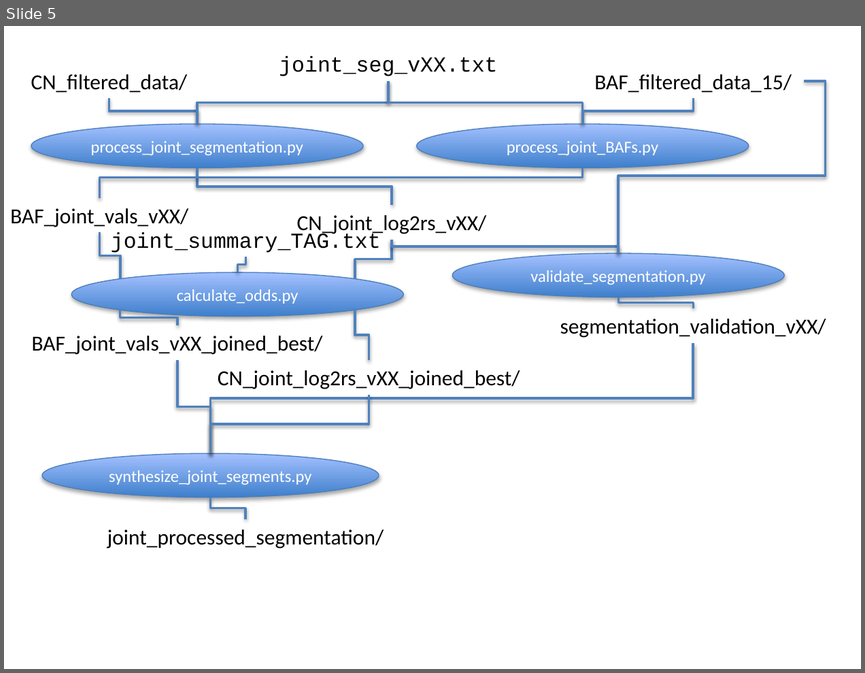
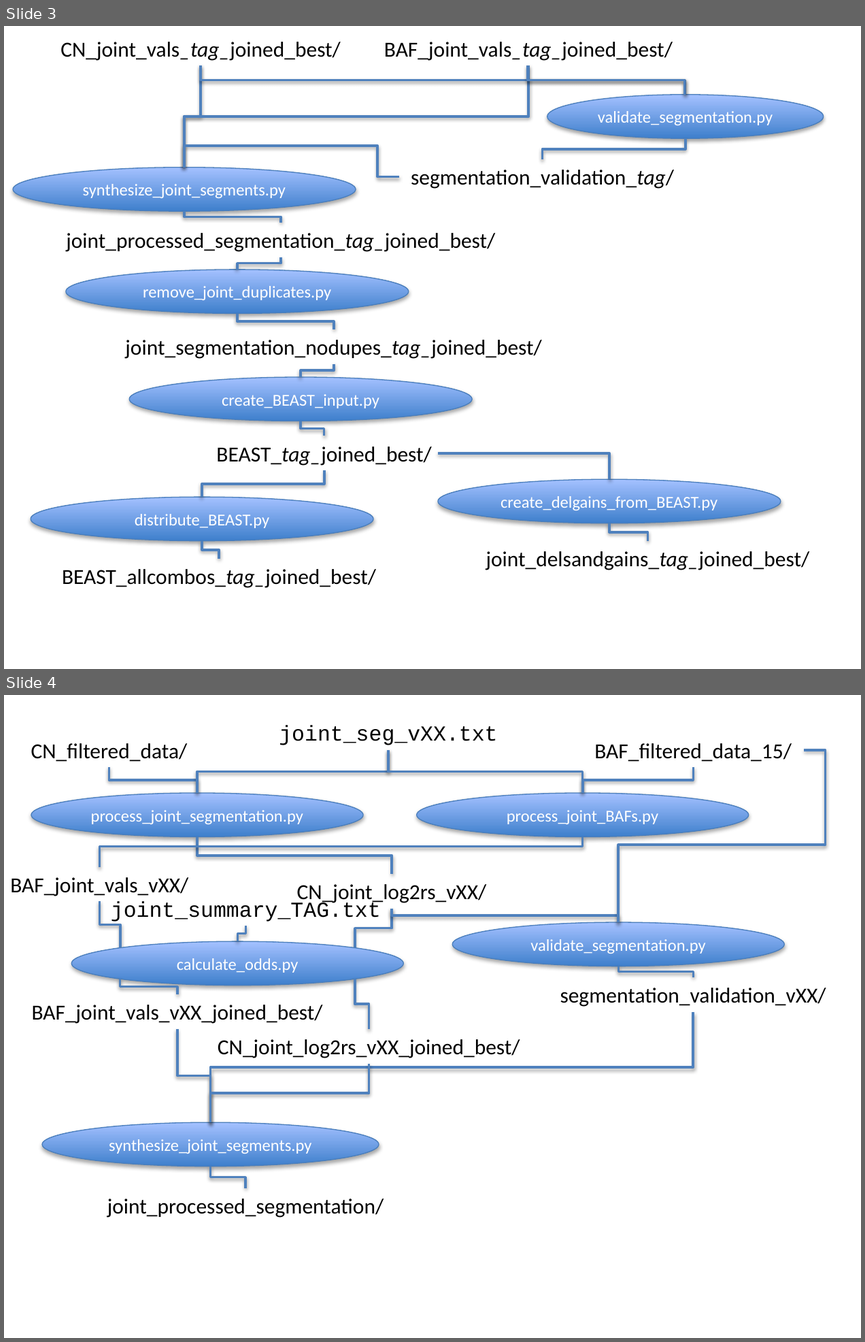
Before and after one commit to luciansmith/kuhner-python, a slide deck: Python program structure.pptx. Shown one above the other, each under a label of ours: slide 5 before the commit, slides 3 and 4 after it. The pictures are 865x673 and 865x1342 pixels, drawn with LibreOffice and Linux fonts; fonts in the diff are those of the drawing. Boxes give left, top, right and bottom in pixels: in the first picture for what was removed or moved away, otherwise in the second. Text is boxed around its words. In the diff, an @@ line names an element or a change of style, - is before the commit and + after.

```diff
--- a/Python program structure.pptx
+++ b/Python program structure.pptx
@@ slide 3 added at (4,26,861,669), background #FFFFFF @@
@@ text added at (60,42,341,61), 18 pt, text #000000 @@
+CN_joint_vals_tag_joined_best/
@@ text added at (384,42,672,61), 18 pt, text #000000 @@
+BAF_joint_vals_tag_joined_best/
@@ elbow line added from (201, 65) to (184, 167), #4F81BD 2 pt @@
@@ elbow line added from (528, 65) to (184, 167), #4F81BD 2 pt @@
@@ elbow line added from (201, 65) to (685, 95), #4F81BD 2 pt @@
@@ elbow line added from (528, 65) to (684, 95), #4F81BD 2 pt @@
@@ ellipse added at (547,95,823,138), fill gradient #3F80CE to #A4C4FF, outline #4B7EBC 0.75 pt, 14 pt, text #FFFFFF @@
+validate_segmentation.py
@@ elbow line added from (399, 177) to (184, 167), #4F81BD 2 pt @@
@@ elbow line added from (685, 138) to (542, 160), #4F81BD 2 pt @@
@@ ellipse added at (13,167,356,211), fill gradient #3F80CE to #A4C4FF, outline #4B7EBC 0.75 pt, 14 pt, text #FFFFFF @@
+synthesize_joint_segments.py
@@ text added at (411,169,674,189), 18 pt, text #000000 @@
+segmentation_validation_tag/
@@ elbow line added from (184, 211) to (281, 223), #4F81BD 2 pt @@
@@ text added at (66,233,495,252), 18 pt, text #000000 @@
+joint_processed_segmentation_tag_joined_best/
@@ ellipse added at (66,269,409,313), fill gradient #3F80CE to #A4C4FF, outline #4B7EBC 0.75 pt, 14 pt, text #FFFFFF @@
+remove_joint_duplicates.py
@@ elbow line added from (281, 257) to (237, 269), #4F81BD 2 pt @@
@@ elbow line added from (237, 313) to (334, 329), #4F81BD 2 pt @@
@@ text added at (125,339,541,359), 18 pt, text #000000 @@
+joint_segmentation_nodupes_tag_joined_best/
@@ elbow line added from (334, 363) to (300, 378), #4F81BD 2 pt @@
@@ ellipse added at (129,378,472,421), fill gradient #3F80CE to #A4C4FF, outline #4B7EBC 0.75 pt, 14 pt, text #FFFFFF @@
+create_BEAST_input.py
@@ elbow line added from (300, 421) to (324, 435), #4F81BD 2 pt @@
@@ text added at (216,446,431,465), 18 pt, text #000000 @@
+BEAST_tag_joined_best/
@@ elbow line added from (438, 452) to (609, 480), #4F81BD 2 pt @@
@@ elbow line added from (324, 471) to (202, 497), #4F81BD 2 pt @@
@@ ellipse added at (438,480,781,523), fill gradient #3F80CE to #A4C4FF, outline #4B7EBC 0.75 pt, 14 pt, text #FFFFFF @@
+create_delgains_from_BEAST.py
@@ ellipse added at (31,497,373,540), fill gradient #3F80CE to #A4C4FF, outline #4B7EBC 0.75 pt, 14 pt, text #FFFFFF @@
+distribute_BEAST.py
@@ elbow line added from (609, 523) to (647, 541), #4F81BD 2 pt @@
@@ elbow line added from (202, 541) to (219, 558), #4F81BD 2 pt @@
@@ text added at (486,551,810,570), 18 pt, text #000000 @@
+joint_delsandgains_tag_joined_best/
@@ text added at (62,569,376,588), 18 pt, text #000000 @@
+BEAST_allcombos_tag_joined_best/
@@ what was slide 5 is now slide 4 @@
```
Also in this commit, not shown: 1 slide changed, 1 other slide added, 3 other files.
